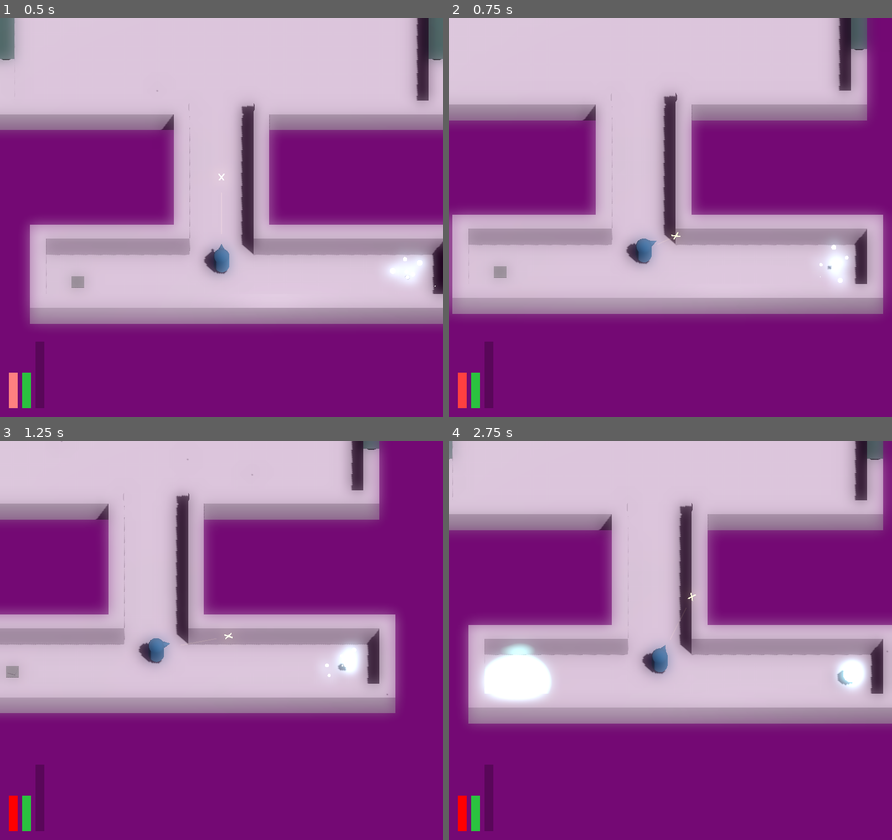
Above: before the commit, frames 1-4 (two rows, left to right).
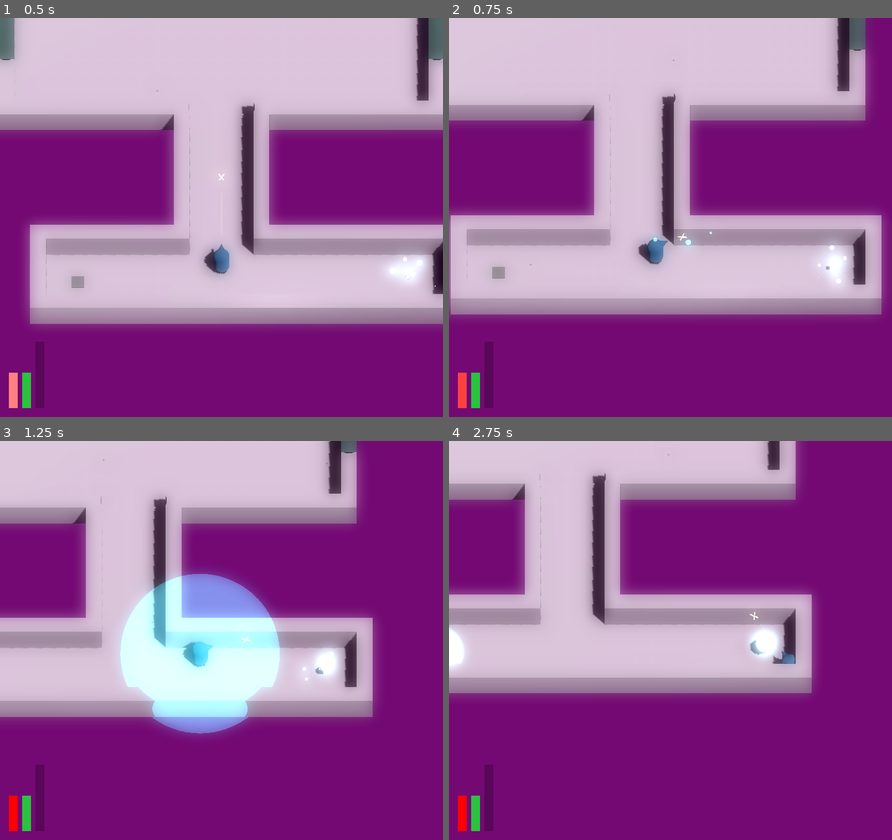
Above: after the commit, the same moments.

Repository: JackEvans24/bullet-absorb
Game: Godot game, scene res://scenes/main.tscn
The game is run twice, just before and just after one commit, with the same random seed, the same clock (stepped at 60 frames per second) and the same inputs.
Inputs (mouse positions are in pixels of both pictures, inside the frame that each line leads up to):
- Up to frame 1 (0.5 s): no input
- Up to frame 2 (0.75 s): move the mouse to (767, 197) at 0.52 s; hold D (move_right, bound only after the commit) from 0.53 s (still down); hold Ctrl (absorb, bound only after the commit) from 0.53 s (still down)
- Up to frame 3 (1.25 s): keep holding D (move_right, bound only after the commit); keep holding Ctrl (absorb, bound only after the commit)
- Up to frame 4 (2.75 s): move the mouse to (581, 660) at 1.27 s; release D (move_right, bound only after the commit) at 1.28 s; release Ctrl (absorb, bound only after the commit) at 1.28 s; hold S (move_back, bound only after the commit) 1.28-2.03 s; tap Space (dash, bound only after the commit) at 1.35 s; move the mouse to (714, 552) at 2.02 s; press the mouse at (714, 552) at 2.03 s; hold D (move_right, bound only after the commit) from 2.03 s (still down)

Frame 1 is identical in both runs. In frame 2, 2.5% of the frame differs, in the area x 0-98%, y 0-75%; in frame 3, 24%; in frame 4, 46%, in the area x 0-100%, y 0-72%.

Commit message:
feat: add keyboard bindings

Diff:
--- a/project.godot
+++ b/project.godot
@@ -26,24 +26,28 @@
 "deadzone": 0.5,
 "events": [Object(InputEventJoypadMotion,"resource_local_to_scene":false,"resource_name":"","device":-1,"axis":1,"axis_value":-1.0,"script":null)
 , Object(InputEventJoypadButton,"resource_local_to_scene":false,"resource_name":"","device":-1,"button_index":11,"pressure":0.0,"pressed":true,"script":null)
+, Object(InputEventKey,"resource_local_to_scene":false,"resource_name":"","device":-1,"window_id":0,"alt_pressed":false,"shift_pressed":false,"ctrl_pressed":false,"meta_pressed":false,"pressed":false,"keycode":0,"physical_keycode":87,"key_label":0,"unicode":119,"echo":false,"script":null)
 ]
 }
 move_back={
 "deadzone": 0.5,
 "events": [Object(InputEventJoypadMotion,"resource_local_to_scene":false,"resource_name":"","device":-1,"axis":1,"axis_value":1.0,"script":null)
 , Object(InputEventJoypadButton,"resource_local_to_scene":false,"resource_name":"","device":-1,"button_index":12,"pressure":0.0,"pressed":true,"script":null)
+, Object(InputEventKey,"resource_local_to_scene":false,"resource_name":"","device":-1,"window_id":0,"alt_pressed":false,"shift_pressed":false,"ctrl_pressed":false,"meta_pressed":false,"pressed":false,"keycode":0,"physical_keycode":83,"key_label":0,"unicode":115,"echo":false,"script":null)
 ]
 }
 move_left={
 "deadzone": 0.5,
 "events": [Object(InputEventJoypadMotion,"resource_local_to_scene":false,"resource_name":"","device":-1,"axis":0,"axis_value":-1.0,"script":null)
 , Object(InputEventJoypadButton,"resource_local_to_scene":false,"resource_name":"","device":-1,"button_index":13,"pressure":0.0,"pressed":true,"script":null)
+, Object(InputEventKey,"resource_local_to_scene":false,"resource_name":"","device":-1,"window_id":0,"alt_pressed":false,"shift_pressed":false,"ctrl_pressed":false,"meta_pressed":false,"pressed":false,"keycode":0,"physical_keycode":65,"key_label":0,"unicode":97,"echo":false,"script":null)
 ]
 }
 move_right={
 "deadzone": 0.5,
 "events": [Object(InputEventJoypadMotion,"resource_local_to_scene":false,"resource_name":"","device":-1,"axis":0,"axis_value":1.0,"script":null)
 , Object(InputEventJoypadButton,"resource_local_to_scene":false,"resource_name":"","device":-1,"button_index":14,"pressure":0.0,"pressed":true,"script":null)
+, Object(InputEventKey,"resource_local_to_scene":false,"resource_name":"","device":-1,"window_id":0,"alt_pressed":false,"shift_pressed":false,"ctrl_pressed":false,"meta_pressed":false,"pressed":false,"keycode":0,"physical_keycode":68,"key_label":0,"unicode":100,"echo":false,"script":null)
 ]
 }
 aim_forward={
@@ -69,16 +73,21 @@
 absorb={
 "deadzone": 0.5,
 "events": [Object(InputEventJoypadMotion,"resource_local_to_scene":false,"resource_name":"","device":-1,"axis":5,"axis_value":1.0,"script":null)
+, Object(InputEventKey,"resource_local_to_scene":false,"resource_name":"","device":-1,"window_id":0,"alt_pressed":false,"shift_pressed":false,"ctrl_pressed":false,"meta_pressed":false,"pressed":false,"keycode":0,"physical_keycode":4194326,"key_label":0,"unicode":0,"echo":false,"script":null)
+, Object(InputEventMouseButton,"resource_local_to_scene":false,"resource_name":"","device":-1,"window_id":0,"alt_pressed":false,"shift_pressed":false,"ctrl_pressed":false,"meta_pressed":false,"button_mask":0,"position":Vector2(0, 0),"global_position":Vector2(0, 0),"factor":1.0,"button_index":2,"canceled":false,"pressed":false,"double_click":false,"script":null)
 ]
 }
 fire={
 "deadzone": 0.5,
 "events": [Object(InputEventJoypadButton,"resource_local_to_scene":false,"resource_name":"","device":-1,"button_index":10,"pressure":0.0,"pressed":true,"script":null)
+, Object(InputEventMouseButton,"resource_local_to_scene":false,"resource_name":"","device":-1,"window_id":0,"alt_pressed":false,"shift_pressed":false,"ctrl_pressed":false,"meta_pressed":false,"button_mask":0,"position":Vector2(0, 0),"global_position":Vector2(0, 0),"factor":1.0,"button_index":1,"canceled":false,"pressed":false,"double_click":false,"script":null)
 ]
 }
 dash={
 "deadzone": 0.5,
 "events": [Object(InputEventJoypadButton,"resource_local_to_scene":false,"resource_name":"","device":-1,"button_index":9,"pressure":0.0,"pressed":true,"script":null)
+, Object(InputEventKey,"resource_local_to_scene":false,"resource_name":"","device":-1,"window_id":0,"alt_pressed":false,"shift_pressed":false,"ctrl_pressed":false,"meta_pressed":false,"pressed":false,"keycode":0,"physical_keycode":32,"key_label":0,"unicode":32,"echo":false,"script":null)
+, Object(InputEventKey,"resource_local_to_scene":false,"resource_name":"","device":-1,"window_id":0,"alt_pressed":false,"shift_pressed":false,"ctrl_pressed":false,"meta_pressed":false,"pressed":false,"keycode":0,"physical_keycode":4194325,"key_label":0,"unicode":0,"echo":false,"script":null)
 ]
 }
 restart={
